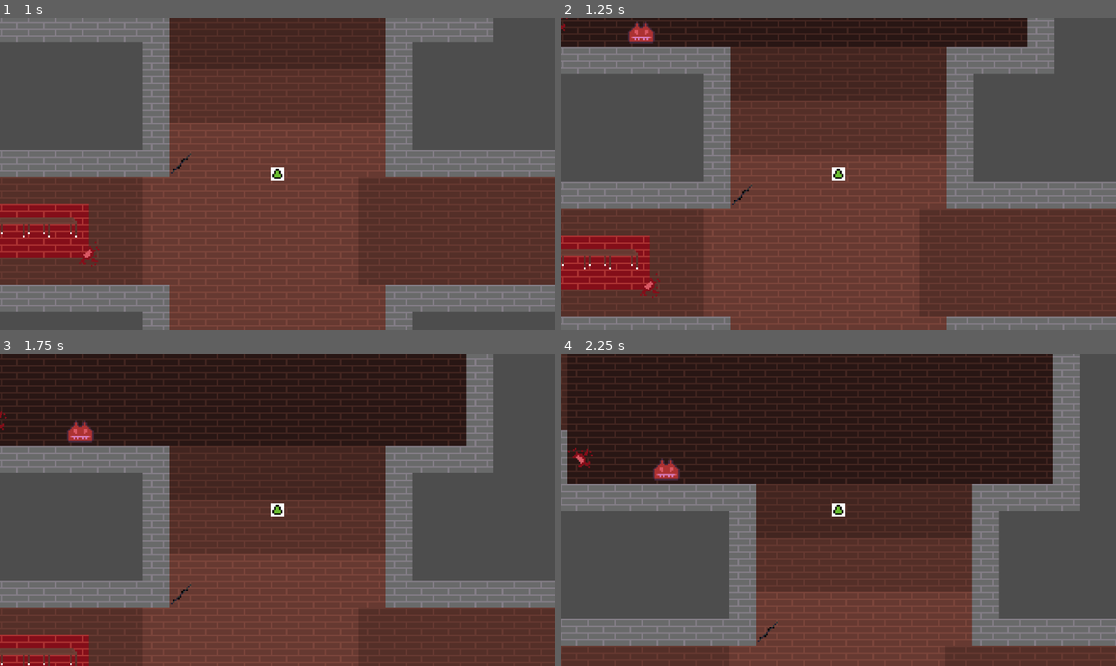
Above: before the commit, frames 1-4 (two rows, left to right).
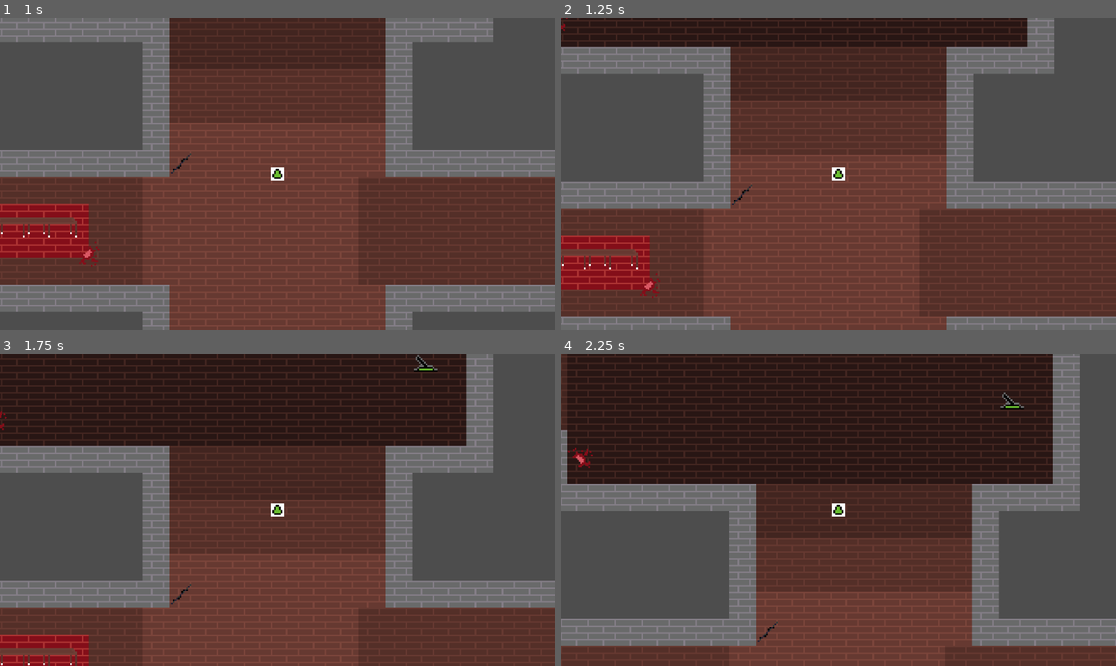
Above: after the commit, the same moments.

Repository: NoxWorks/Rouge-Lite-Projekt
Game: Godot game, scene res://Scenes/LVL/lvl_debug.tscn
Two runs of this game, one before a commit and one after it. Both use one fixed random seed, a clock stepped at 60 frames per second and the inputs below.
Inputs:
- Up to frame 1 (1 s): tap Enter at 0.5 s; hold W (move_up) from 0.53 s (still down)
- Up to frame 2 (1.25 s): keep holding W (move_up)
- Up to frame 3 (1.75 s): keep holding W (move_up)
- Up to frame 4 (2.25 s): release W (move_up) at 2.03 s; hold A (move_left) from 2.03 s (still down)

Frame 1 is identical in both runs. In frame 2, 0.3% of the frame differs, in the area x 12-17%, y 1-9%; in frame 3, 0.4%; in frame 4, 0.4%, in the area x 16-84%, y 12-41%.

Commit message:
kleine anpassungen

Diff:
--- a/project/rouge-lite-game/Scenes/Enemy/Enemys/enemy_devil.tscn
+++ /dev/null
@@ -1,28 +0,0 @@
-[gd_scene load_steps=5 format=3 uid="uid://visd43mukqgp"]
-
-[ext_resource type="Texture2D" uid="uid://dqdfeqr6cpu6t" path="res://assets/sprites/Platzhalter/Gegner.png" id="1_palye"]
-
-[sub_resource type="AtlasTexture" id="AtlasTexture_palye"]
-atlas = ExtResource("1_palye")
-region = Rect2(0, 0, 16, 16)
-
-[sub_resource type="SpriteFrames" id="SpriteFrames_ojd8p"]
-animations = [{
-"frames": [{
-"duration": 1.0,
-"texture": SubResource("AtlasTexture_palye")
-}],
-"loop": true,
-"name": &"default",
-"speed": 5.0
-}]
-
-[sub_resource type="CircleShape2D" id="CircleShape2D_r0cm0"]
-
-[node name="Enemy_Devil" type="CharacterBody2D"]
-
-[node name="AnimatedSprite2D" type="AnimatedSprite2D" parent="."]
-sprite_frames = SubResource("SpriteFrames_ojd8p")
-
-[node name="CollisionShape2D" type="CollisionShape2D" parent="."]
-shape = SubResource("CircleShape2D_r0cm0")
--- /dev/null
+++ b/project/rouge-lite-game/Scenes/Enemy/Enemys/red_devil.tscn
@@ -0,0 +1,40 @@
+[gd_scene load_steps=7 format=3 uid="uid://binc0372g417t"]
+
+[ext_resource type="PackedScene" uid="uid://bbr7y54efverh" path="res://Scenes/Enemy/enemy.tscn" id="1_7mhqe"]
+[ext_resource type="Texture2D" uid="uid://dqdfeqr6cpu6t" path="res://assets/sprites/Platzhalter/Gegner.png" id="2_xdpp2"]
+
+[sub_resource type="AtlasTexture" id="AtlasTexture_4l152"]
+atlas = ExtResource("2_xdpp2")
+region = Rect2(0, 0, 16, 16)
+
+[sub_resource type="SpriteFrames" id="SpriteFrames_eq3ah"]
+animations = [{
+"frames": [{
+"duration": 1.0,
+"texture": SubResource("AtlasTexture_4l152")
+}],
+"loop": true,
+"name": &"default",
+"speed": 5.0
+}]
+
+[sub_resource type="CircleShape2D" id="CircleShape2D_7mhqe"]
+radius = 9.0
+
+[sub_resource type="CircleShape2D" id="CircleShape2D_8fn5k"]
+
+[node name="Red_Devil" instance=ExtResource("1_7mhqe")]
+collision_layer = 4
+
+[node name="AnimatedSprite2D" type="AnimatedSprite2D" parent="." index="0"]
+sprite_frames = SubResource("SpriteFrames_eq3ah")
+
+[node name="CollisionShape2D" type="CollisionShape2D" parent="." index="1"]
+visible = false
+shape = SubResource("CircleShape2D_7mhqe")
+
+[node name="Area2D" type="Area2D" parent="." index="2"]
+collision_layer = 4
+
+[node name="CollisionShape2D" type="CollisionShape2D" parent="Area2D" index="0"]
+shape = SubResource("CircleShape2D_8fn5k")
--- a/project/rouge-lite-game/Scenes/LVL/lvl_debug.tscn
+++ b/project/rouge-lite-game/Scenes/LVL/lvl_debug.tscn
@@ -5,10 +5,10 @@
 [ext_resource type="PackedScene" uid="uid://cw1vlvfa38djp" path="res://Scenes/Player/player.tscn" id="2_lc5w2"]
 [ext_resource type="PackedScene" uid="uid://pofu76v18xsg" path="res://Scenes/Environment/Furniture/desk.tscn" id="3_k48cs"]
 [ext_resource type="PackedScene" uid="uid://bgarh47pdtykq" path="res://Scenes/LVL Assets/exit_portal.tscn" id="5_mvkwj"]
-[ext_resource type="PackedScene" uid="uid://visd43mukqgp" path="res://Scenes/Enemy/Enemys/enemy_devil.tscn" id="6_624sa"]
 [ext_resource type="PackedScene" uid="uid://co7jpxusr8spw" path="res://Scenes/Enemy/Enemys/dummy.tscn" id="7_e7jbs"]
 [ext_resource type="PackedScene" uid="uid://b0dmqnpfpl4i7" path="res://Scenes/Environment/Destruction/crack_floor.tscn" id="7_tt4v0"]
 [ext_resource type="PackedScene" uid="uid://bihk3qf2pmbcp" path="res://Scenes/Environment/Furniture/flower_yellow.tscn" id="8_iq3ro"]
+[ext_resource type="PackedScene" uid="uid://ba7c50eyr16ut" path="res://Scenes/Switch/Switches/lever_on_off.tscn" id="10_oxjty"]
 
 [node name="LVL_DEBUG" type="Node2D"]
 
@@ -58,11 +58,10 @@
 
 [node name="Enemys" type="Node" parent="Ysort"]
 
-[node name="Enemy_Devil" parent="Ysort/Enemys" instance=ExtResource("6_624sa")]
-position = Vector2(-117, -138)
-
 [node name="Dummy" parent="Ysort/Enemys" instance=ExtResource("7_e7jbs")]
 position = Vector2(88, -216)
+debug = true
+current_hp = 10.0
 
 [node name="Decor" type="Node" parent="Ysort"]
 
@@ -82,3 +81,9 @@
 [node name="Desk2" parent="Ysort/Decor/Furniture" instance=ExtResource("3_k48cs")]
 position = Vector2(338, -2)
 scale = Vector2(1.4977202, 1.5)
+
+[node name="Switches" type="Node" parent="Ysort"]
+
+[node name="Lever_ON_OFF" parent="Ysort/Switches" instance=ExtResource("10_oxjty")]
+position = Vector2(88, -179)
+is_lever = true
--- /dev/null
+++ b/project/rouge-lite-game/Scenes/Switch/Switches/lever_on_off.tscn
@@ -0,0 +1,53 @@
+[gd_scene load_steps=8 format=3 uid="uid://ba7c50eyr16ut"]
+
+[ext_resource type="PackedScene" uid="uid://dfxa0rea8t7pg" path="res://Scenes/Switch/switch.tscn" id="1_ku5k5"]
+[ext_resource type="Texture2D" uid="uid://lph7lm4e84jx" path="res://assets/sprites/Platzhalter/Lever.png" id="2_pea3p"]
+
+[sub_resource type="AtlasTexture" id="AtlasTexture_j7cbn"]
+atlas = ExtResource("2_pea3p")
+region = Rect2(0, 0, 16, 16)
+
+[sub_resource type="AtlasTexture" id="AtlasTexture_acich"]
+atlas = ExtResource("2_pea3p")
+region = Rect2(16, 0, 16, 16)
+
+[sub_resource type="SpriteFrames" id="SpriteFrames_3dfel"]
+animations = [{
+"frames": [{
+"duration": 1.0,
+"texture": SubResource("AtlasTexture_j7cbn")
+}, {
+"duration": 1.0,
+"texture": SubResource("AtlasTexture_acich")
+}],
+"loop": true,
+"name": &"default",
+"speed": 5.0
+}]
+
+[sub_resource type="CircleShape2D" id="CircleShape2D_ku5k5"]
+radius = 9.013878
+
+[sub_resource type="RectangleShape2D" id="RectangleShape2D_ku5k5"]
+size = Vector2(14, 4)
+
+[node name="Lever_ON_OFF" instance=ExtResource("1_ku5k5")]
+
+[node name="AnimatedSprite2D" type="AnimatedSprite2D" parent="." index="0"]
+sprite_frames = SubResource("SpriteFrames_3dfel")
+
+[node name="Area2D" type="Area2D" parent="." index="1"]
+collision_layer = 32
+
+[node name="CollisionShape2D" type="CollisionShape2D" parent="Area2D" index="0"]
+position = Vector2(0, 2.5)
+shape = SubResource("CircleShape2D_ku5k5")
+
+[node name="StaticBody2D" type="StaticBody2D" parent="." index="2"]
+collision_layer = 32
+
+[node name="CollisionShape2D" type="CollisionShape2D" parent="StaticBody2D" index="0"]
+position = Vector2(0, 5)
+shape = SubResource("RectangleShape2D_ku5k5")
+
+[connection signal="body_entered" from="Area2D" to="." method="_on_area_2d_body_entered"]
--- a/project/rouge-lite-game/scripts/Enemy/enemy_base.gd
+++ b/project/rouge-lite-game/scripts/Enemy/enemy_base.gd
@@ -1,6 +1,6 @@
 class_name Enemy extends CharacterBody2D
 
-const MAX_HP : float = 1000.00  # Maximale Gegner HP || IMMER ANPASSEN
+const MAX_HP : float = 1000.00  # Maximale Gegner HP
 
 var fly_speed : float = 1.50
 var walk_speed : float = 1.00
@@ -28,26 +28,24 @@
 	if no_ai:
 		return
 
-	if is_boss:
-		current_hp *= 3.00
-		damage *= 2.00
-		speed *= 0.80
-
 
 func take_damage(amount : float) -> void:
 	current_hp -= amount * shield # Kalkuliert den schaden der genommen wird
 
 	if debug:
-		print("Enemy took", amount," damage")
-		print("Hp now", current_hp)
+		print("Enemy took", amount,"  damage")
+		print("Hp now ", current_hp)
 
 	if current_hp <= 0:
 		is_alive = false
+
+	if not is_alive:
 		die()
 
 
 func die() -> void:
 	queue_free()
+
 
 func move(_delta: float) -> void:
 	pass
--- a/project/rouge-lite-game/scripts/Switches/switch.gd
+++ b/project/rouge-lite-game/scripts/Switches/switch.gd
@@ -1,4 +1,7 @@
 class_name Switch extends Node2D
+
+## Used by the is_one_time_switch modifier to check if the switch has been activated before
+var counter: int = 0
 
 @export var debug : bool = false
 @export_category("Features")
@@ -12,7 +15,18 @@
 @export var is_lever : bool = false # Multiple states (On & Neutral & Off)
 @export var is_button : bool = false # Only two Switch states (On & Off)
 @export var is_one_time_switch : bool = false # The Switch will only be useable once if true
+@export_category("References")
 
-# Called when the node enters the scene tree for the first time.
-func _ready() -> void:
-	pass # Replace with function body.
+@onready var animated_sprite_2d: AnimatedSprite2D = $AnimatedSprite2D
+
+
+# Nur für TEST zwecke
+func _on_area_2d_body_entered(body: Node2D) -> void:
+	if is_lever:
+		if body.name == "Player":
+			toggle_lever()
+
+
+
+func toggle_lever() -> void:
+	animated_sprite_2d.frame = int(!animated_sprite_2d.frame)
Renamed: project/rouge-lite-game/Scenes/Switches/switch.tscn -> project/rouge-lite-game/Scenes/Switch/switch.tscn
